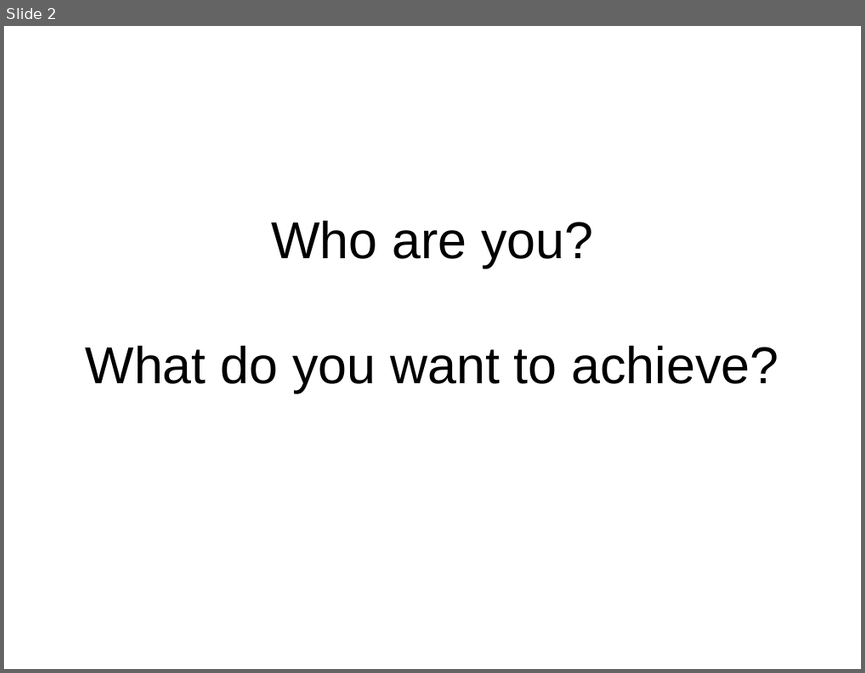
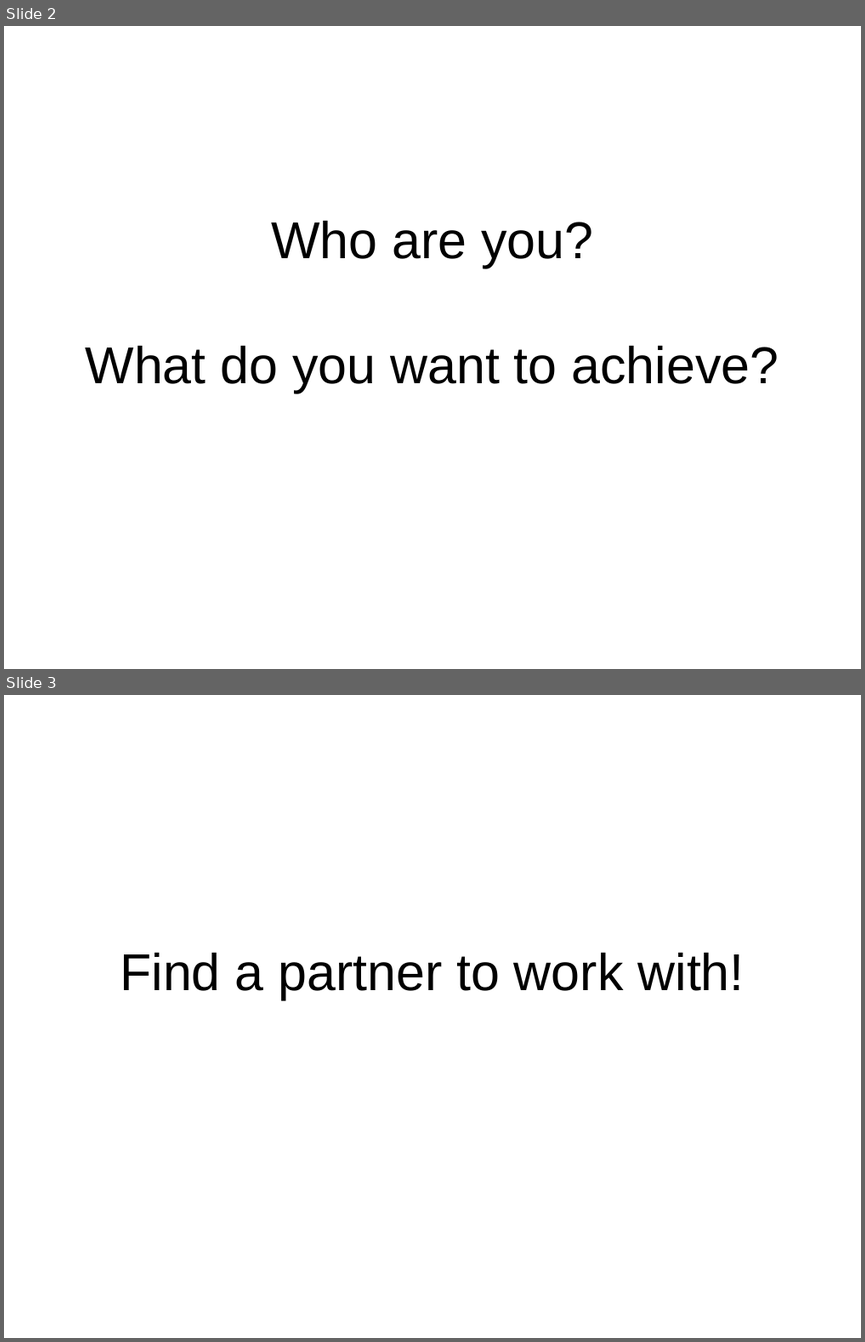
Before and after one commit to jvns/mtlpytutorial, a slide deck: intro-slides.odp. Shown one above the other, each under a label of ours: slide 2 before the commit, slides 2 and 3 after it. The pictures are 865x673 and 865x1342 pixels, drawn with LibreOffice and Linux fonts; fonts in the diff are those of the drawing. Boxes give left, top, right and bottom in pixels: in the first picture for what was removed or moved away, otherwise in the second. Text is boxed around its words. In the diff, an @@ line names an element or a change of style, - is before the commit and + after.

```diff
--- a/intro-slides.odp
+++ b/intro-slides.odp
@@ slide 3 added at [4, 695, 861, 1338], background #FFFFFF @@
@@ subtitle added at [120, 952, 744, 999], 48 pt, text #000000 @@
+Find a partner to work with!
```
Also in this commit, not shown: 4 slides changed, 1 other slide added, 4 slides removed.
